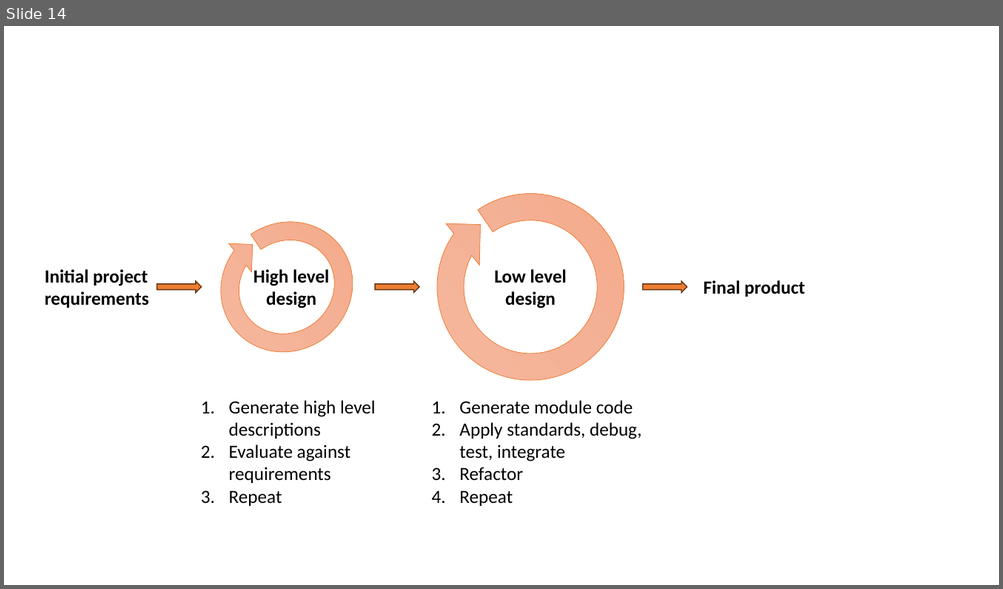
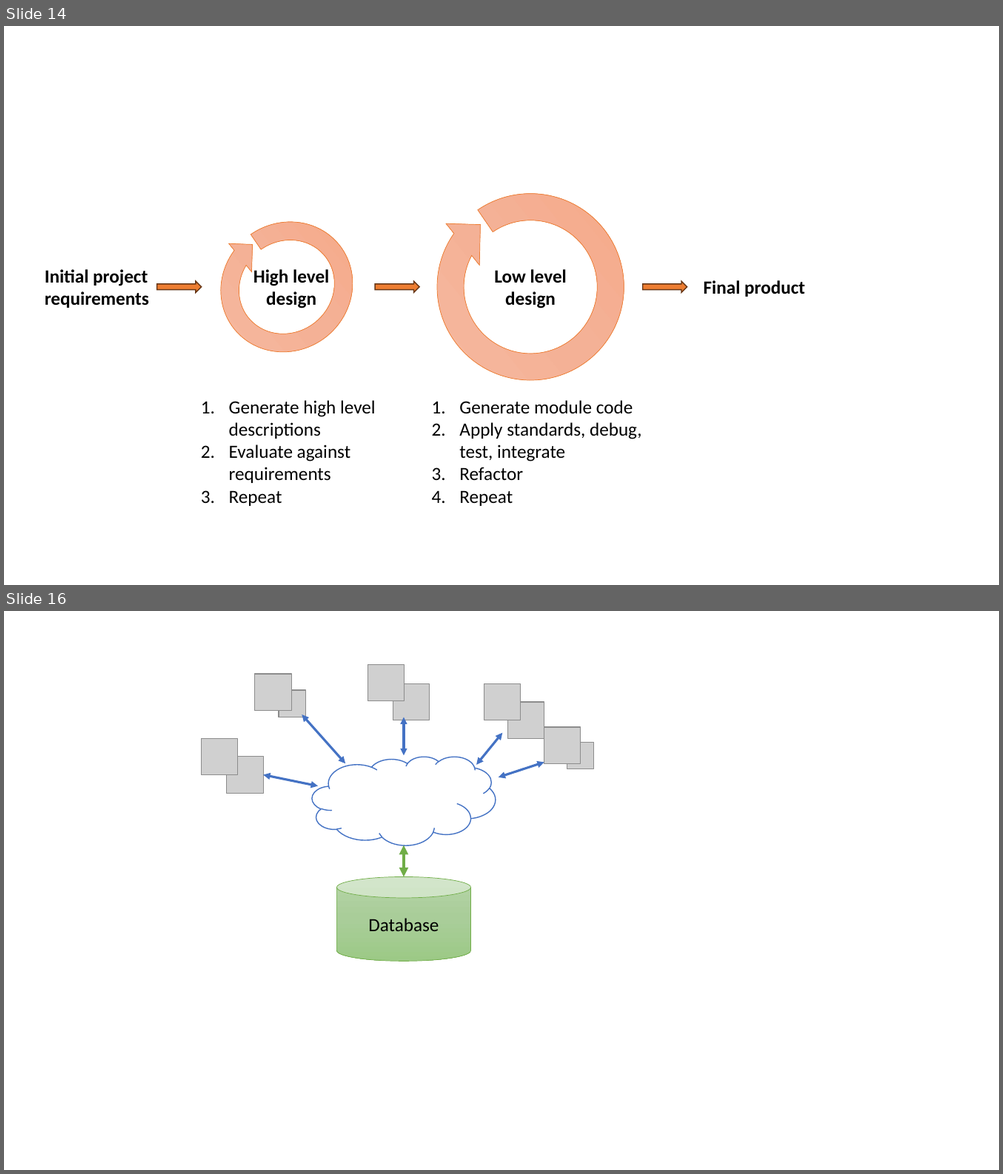
Before and after one commit to coillarach/SET09102, a slide deck: images/graphics.pptx. Shown one above the other, each under a label of ours: slide 14 before the commit, slides 14 and 16 after it; the slides between them are not shown. The pictures are 1003x589 and 1003x1174 pixels, drawn with LibreOffice and Linux fonts; fonts in the diff are those of the drawing; grey boxes stand for pictures. Boxes give left, top, right and bottom in pixels: in the first picture for what was removed or moved away, otherwise in the second. Text is boxed around its words. In the diff, an @@ line names an element or a change of style, - is before the commit and + after.

```diff
--- a/images/graphics.pptx
+++ b/images/graphics.pptx
@@ slide 16 added at [4, 611, 999, 1170], background #FFFFFF @@
@@ picture added at [255, 674, 291, 710] @@
@@ picture added at [367, 665, 404, 701] @@
@@ picture added at [279, 690, 305, 717] @@
@@ picture added at [392, 684, 430, 721] @@
@@ picture added at [484, 684, 521, 721] @@
@@ double arrow added from (301, 715) to (346, 764), #4472C4 2.25 pt @@
@@ double arrow added from (404, 717) to (404, 756), #4472C4 2.25 pt @@
@@ picture added at [508, 702, 544, 738] @@
@@ picture added at [201, 738, 238, 775] @@
@@ double arrow added from (503, 732) to (476, 765), #4472C4 2.25 pt @@
@@ picture added at [544, 727, 580, 764] @@
@@ picture added at [566, 742, 594, 769] @@
@@ picture added at [227, 757, 264, 793] @@
@@ cloud added at [312, 757, 495, 846], fill #FFFFFF, outline #4472C4 1 pt @@
@@ double arrow added from (544, 763) to (498, 777), #4472C4 2.25 pt @@
@@ double arrow added from (263, 775) to (318, 786), #4472C4 2.25 pt @@
@@ double arrow added from (404, 846) to (404, 877), #70AD47 3 pt @@
@@ cylinder added at [337, 877, 471, 962], fill gradient #B5D5A7 to #AACE9A to #9CC987, outline #70AD47 0.5 pt, 18 pt, text #000000 @@
+Database
```
Also in this commit, not shown: 1 other slide added, 21 other files.
